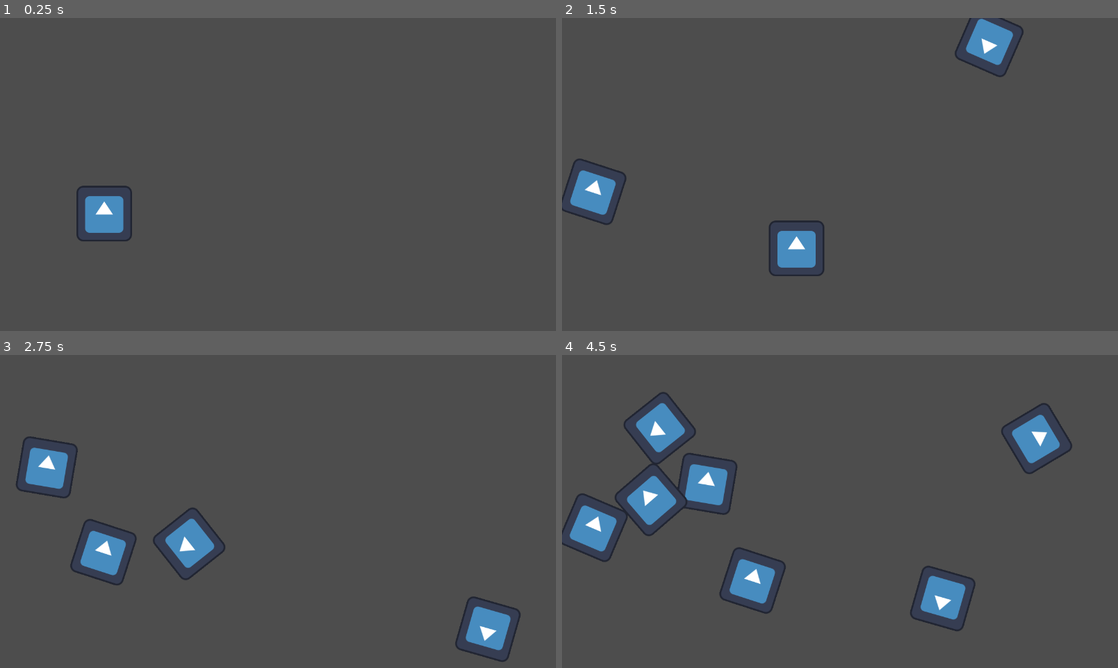
Above: before the commit, frames 1-4 (two rows, left to right).
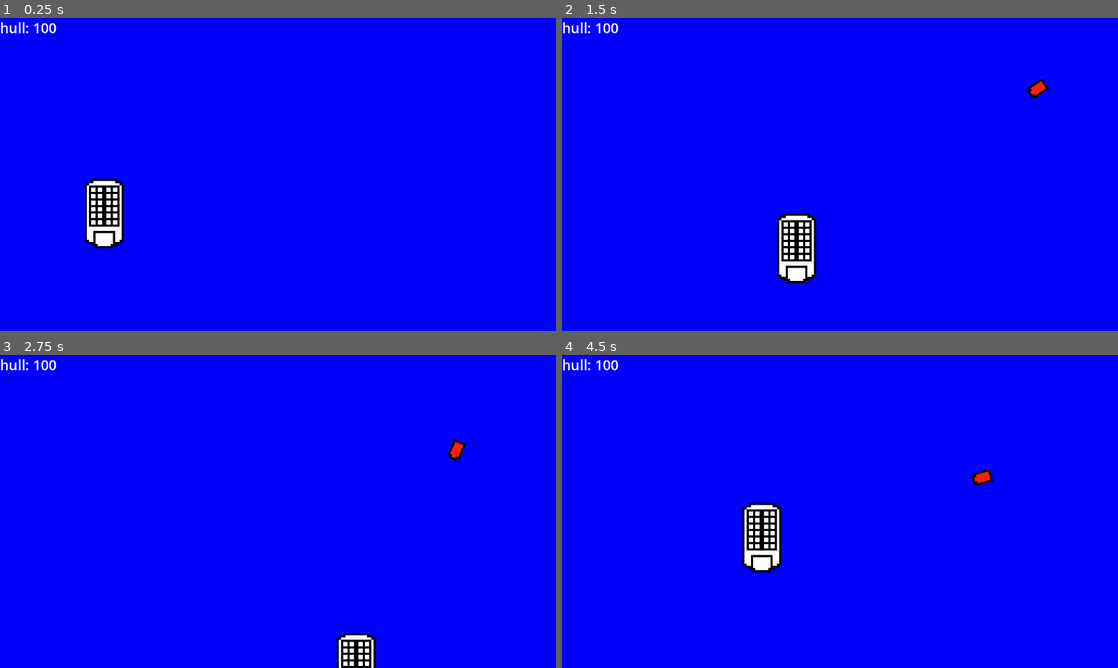
Above: after the commit, the same moments.

Repository: JoeyShapiro/ContainerCaptain
Game: Godot game, scene res://main.tscn
Two runs of this game, one before a commit and one after it. Both use one fixed random seed, a clock stepped at 60 frames per second and the inputs below. The engine's default icon, where the game draws it, is replaced by a stand-in: a white triangle on a blue panel in a dark square.
Inputs:
- Up to frame 1 (0.25 s): no input
- Up to frame 2 (1.5 s): tap Enter at 0.5 s; hold Right (move_right) 0.53-1.28 s; hold Down (move_down) from 1.28 s (still down)
- Up to frame 3 (2.75 s): release Down (move_down) at 2.03 s; hold Right (move_right) from 2.03 s (still down)
- Up to frame 4 (4.5 s): release Right (move_right) at 2.78 s; hold Up (move_up) 2.78-3.53 s; hold Left (move_left) from 3.53 s (still down)

The runs differ from the first frame. In frame 1, 100% of the frame differs, in the area x 0-100%, y 0-100%; in frame 2, 100%; in frame 3, 100%; in frame 4, 100%.

Commit message:
added ram enemy

Diff:
--- /dev/null
+++ b/hud.gd
@@ -0,0 +1,14 @@
+extends CanvasLayer
+
+
+# Called when the node enters the scene tree for the first time.
+func _ready():
+	pass # Replace with function body.
+
+
+# Called every frame. 'delta' is the elapsed time since the previous frame.
+func _process(delta):
+	pass
+
+func update_health(health):
+	$LabelHealth.text = 'hull: ' + str(health)
--- /dev/null
+++ b/hud.tscn
@@ -0,0 +1,11 @@
+[gd_scene load_steps=2 format=3 uid="uid://rw5ec1cqiwvk"]
+
+[ext_resource type="Script" path="res://hud.gd" id="1_lfbkd"]
+
+[node name="Hud" type="CanvasLayer"]
+script = ExtResource("1_lfbkd")
+
+[node name="LabelHealth" type="Label" parent="."]
+offset_right = 40.0
+offset_bottom = 23.0
+theme_override_font_sizes/font_size = 32
--- a/main.gd
+++ b/main.gd
@@ -21,27 +21,31 @@
 	#$StartTimer.start()
 	$TimerMob.start()
 
+	$Hud.update_health($Player.hull)
+
 func _on_timer_mob_timeout():
 	# Create a new instance of the Mob scene.
 	var mob = mob_scene.instantiate()
+	if len(get_tree().get_nodes_in_group('enemy')):
+		return
 
 	# Choose a random location on Path2D.
 	var mob_spawn_location = get_node("PathMob/MobSpawnLoc")
 	mob_spawn_location.progress_ratio = randf()
 
 	# Set the mob's direction perpendicular to the path direction.
-	var direction = mob_spawn_location.rotation + PI / 2
+	#var direction = mob_spawn_location.rotation + PI / 2
 
 	# Set the mob's position to a random location.
 	mob.position = mob_spawn_location.position
 
 	# Add some randomness to the direction.
-	direction += randf_range(-PI / 4, PI / 4)
-	mob.rotation = direction
+	#direction += randf_range(-PI / 4, PI / 4)
+	#mob.rotation = direction
 
 	# Choose the velocity for the mob.
-	var velocity = Vector2(randf_range(150.0, 250.0), 0.0)
-	mob.linear_velocity = velocity.rotated(direction)
+	#var velocity = Vector2(randf_range(150.0, 250.0), 0.0)
+	#mob.linear_velocity = velocity.rotated(direction)
 
 	# Spawn the mob by adding it to the Main scene.
 	add_child(mob)
@@ -49,3 +53,7 @@
 func _on_timer_start_timeout():
 	$MobTimer.start()
 	$ScoreTimer.start()
+
+
+func _on_player_hit():
+	$Hud.update_health($Player.hull)
--- /dev/null
+++ b/main.gdshader
@@ -0,0 +1,15 @@
+shader_type canvas_item;
+
+uniform vec2 scale = vec2(10.0);
+
+float rand(vec2 coord) {
+	return fract(sin(dot(coord, vec2(12.9898, 78.233))) * 43758.5453);
+}
+
+void fragment() {
+	vec2 coord = UV * scale * TIME;
+
+	float value = rand(coord);
+
+	COLOR = vec4(vec3(value), 1.0);
+}
--- a/main.tscn
+++ b/main.tscn
@@ -1,8 +1,10 @@
-[gd_scene load_steps=5 format=3 uid="uid://daojnt5ue41f"]
+[gd_scene load_steps=8 format=3 uid="uid://daojnt5ue41f"]
 
 [ext_resource type="Script" path="res://main.gd" id="1_45dk6"]
 [ext_resource type="PackedScene" uid="uid://c1dggx807wm0g" path="res://player.tscn" id="1_ijd0x"]
-[ext_resource type="PackedScene" uid="uid://cd68cg54x4evm" path="res://mob.tscn" id="2_d28pq"]
+[ext_resource type="PackedScene" uid="uid://bwnudvv2w1r8r" path="res://pirateRam.tscn" id="2_iel74"]
+[ext_resource type="PackedScene" uid="uid://rw5ec1cqiwvk" path="res://hud.tscn" id="4_8pyms"]
+[ext_resource type="Shader" path="res://water.gdshader" id="5_7aeye"]
 
 [sub_resource type="Curve2D" id="Curve2D_7txy2"]
 _data = {
@@ -10,9 +12,13 @@
 }
 point_count = 5
 
+[sub_resource type="ShaderMaterial" id="ShaderMaterial_m2wu1"]
+shader = ExtResource("5_7aeye")
+shader_parameter/scale = Vector2(10, 10)
+
 [node name="Main" type="Node"]
 script = ExtResource("1_45dk6")
-mob_scene = ExtResource("2_d28pq")
+mob_scene = ExtResource("2_iel74")
 
 [node name="Player" parent="." instance=ExtResource("1_ijd0x")]
 
@@ -32,5 +38,17 @@
 [node name="MobSpawnLoc" type="PathFollow2D" parent="PathMob"]
 position = Vector2(3, 2)
 
+[node name="Hud" parent="." instance=ExtResource("4_8pyms")]
+
+[node name="ColorRect" type="ColorRect" parent="."]
+z_index = -1
+material = SubResource("ShaderMaterial_m2wu1")
+anchors_preset = 15
+anchor_right = 1.0
+anchor_bottom = 1.0
+grow_horizontal = 2
+grow_vertical = 2
+
+[connection signal="hit" from="Player" to="." method="_on_player_hit"]
 [connection signal="timeout" from="TimerMob" to="." method="_on_timer_mob_timeout"]
 [connection signal="timeout" from="TimerStart" to="." method="_on_timer_start_timeout"]
--- a/mob.tscn
+++ b/mob.tscn
@@ -25,9 +25,11 @@
 metadata/_edit_group_ = true
 
 [node name="AnimatedSprite2D" type="AnimatedSprite2D" parent="."]
+scale = Vector2(0.5, 0.5)
 sprite_frames = SubResource("SpriteFrames_7c2jy")
 
 [node name="CollisionShape2D" type="CollisionShape2D" parent="."]
+scale = Vector2(0.5, 0.5)
 shape = SubResource("CapsuleShape2D_0bihi")
 
 [node name="VisibleOnScreenNotifier2D" type="VisibleOnScreenNotifier2D" parent="."]
--- /dev/null
+++ b/pirateRam.gd
@@ -0,0 +1,17 @@
+extends RigidBody2D
+
+@export var path_to_player = '../Player'
+var player
+
+# Called when the node enters the scene tree for the first time.
+func _ready():
+	player = get_node(path_to_player) # seems bad, but eh
+
+
+# Called every frame. 'delta' is the elapsed time since the previous frame.
+func _process(delta):
+	var r = get_angle_to(player.position)
+
+	rotation += r
+	position += Vector2(cos(rotation), sin(rotation))
+	rotation += PI/2 # or could minus from everywhere
--- /dev/null
+++ b/pirateRam.tscn
@@ -0,0 +1,33 @@
+[gd_scene load_steps=5 format=3 uid="uid://bwnudvv2w1r8r"]
+
+[ext_resource type="Script" path="res://pirateRam.gd" id="1_137oy"]
+[ext_resource type="Texture2D" uid="uid://k20yuhqicv6e" path="res://boat.png" id="2_qk4jy"]
+
+[sub_resource type="SpriteFrames" id="SpriteFrames_tqc1f"]
+animations = [{
+"frames": [{
+"duration": 1.0,
+"texture": ExtResource("2_qk4jy")
+}],
+"loop": true,
+"name": &"default",
+"speed": 5.0
+}]
+
+[sub_resource type="CapsuleShape2D" id="CapsuleShape2D_msnas"]
+radius = 38.0
+height = 128.0
+
+[node name="RigitBody2D" type="RigidBody2D" groups=["enemy"]]
+gravity_scale = 2.66454e-15
+script = ExtResource("1_137oy")
+metadata/_edit_group_ = true
+
+[node name="AnimatedSprite2D" type="AnimatedSprite2D" parent="."]
+modulate = Color(1, 0.129412, 0.027451, 1)
+texture_filter = 1
+scale = Vector2(5, 5)
+sprite_frames = SubResource("SpriteFrames_tqc1f")
+
+[node name="CollisionShape2D" type="CollisionShape2D" parent="."]
+shape = SubResource("CapsuleShape2D_msnas")
--- a/player.gd
+++ b/player.gd
@@ -2,6 +2,8 @@
 signal hit
 
 @export var speed = 400 # How fast the player will move (pixels/sec).
+@export var hull = 100
+
 var screen_size # Size of the game window.
 
 # Called when the node enters the scene tree for the first time.
@@ -32,10 +34,11 @@
 
 
 func _on_body_entered(body):
-	hide() # Player disappears after being hit.
+	#hide() # Player disappears after being hit.
 	hit.emit()
+	hull -= 1
 	# Must be deferred as we can't change physics properties on a physics callback.
-	$CollisionShape2D.set_deferred("disabled", true)
+	#$CollisionShape2D.set_deferred("disabled", true)
 
 func start(pos):
 	position = pos
--- a/player.tscn
+++ b/player.tscn
@@ -1,13 +1,13 @@
 [gd_scene load_steps=5 format=3 uid="uid://c1dggx807wm0g"]
 
-[ext_resource type="Texture2D" uid="uid://bi2x4pwwwt5t" path="res://icon.svg" id="1_mmmok"]
 [ext_resource type="Script" path="res://player.gd" id="1_uaiom"]
+[ext_resource type="Texture2D" uid="uid://dpbvgo00e1uty" path="res://freighter.png" id="2_o0l43"]
 
 [sub_resource type="SpriteFrames" id="SpriteFrames_uaig3"]
 animations = [{
 "frames": [{
 "duration": 1.0,
-"texture": ExtResource("1_mmmok")
+"texture": ExtResource("2_o0l43")
 }],
 "loop": true,
 "name": &"default",
@@ -28,6 +28,8 @@
 metadata/_edit_group_ = true
 
 [node name="AnimatedSprite2D" type="AnimatedSprite2D" parent="."]
+texture_filter = 1
+scale = Vector2(5, 5)
 sprite_frames = SubResource("SpriteFrames_uaig3")
 
 [node name="CollisionShape2D" type="CollisionShape2D" parent="."]
--- /dev/null
+++ b/water.gdshader
@@ -0,0 +1,10 @@
+shader_type canvas_item;
+
+uniform vec2 scale = vec2(10.0);
+
+void fragment() {
+	//vec2 coord = UV * scale * sin(TIME);
+	//sin(TIME*UV.y)
+
+	COLOR = vec4(0.0, 0.0, 1.0, 1.0);
+}
Binary file added: Nov-04-2023 11-40-52.gif
Binary file added: boat.png
Not shown, added: boat.png.import
Not shown, added: export_presets.cfg
Binary file added: freighter.png
Not shown, added: freighter.png.import
Not shown, added: Container Captain.dmg
